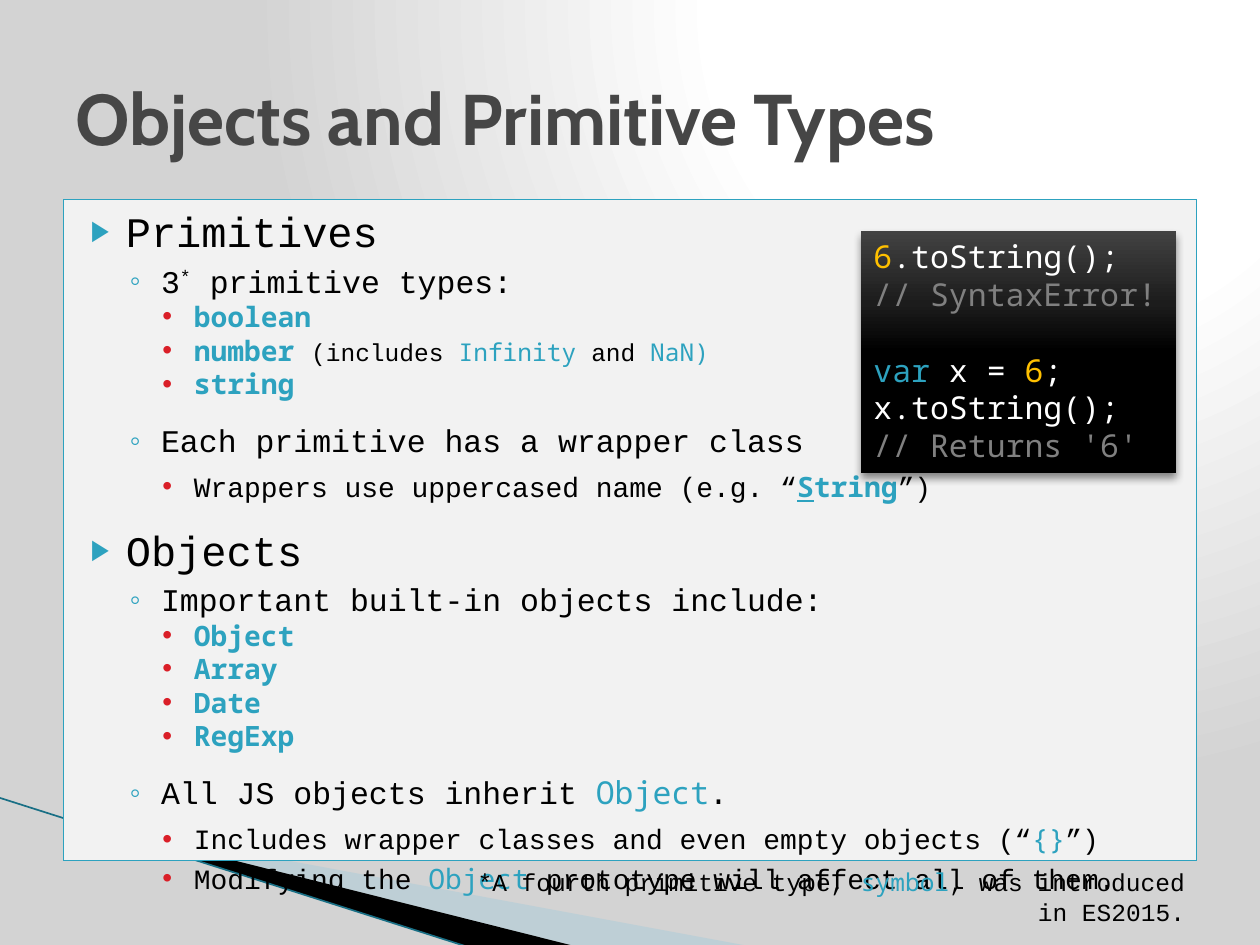
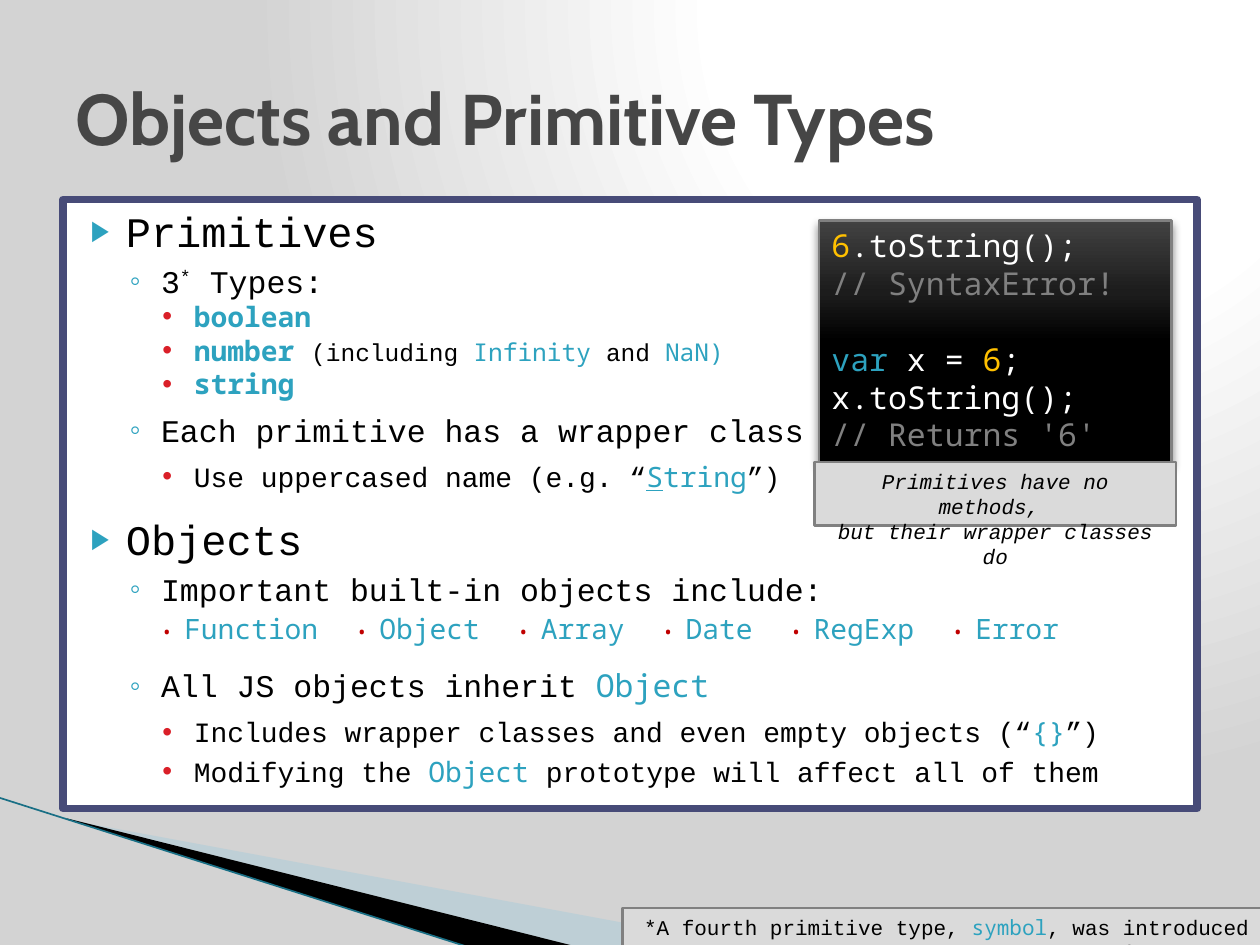
Before and after one commit to j-steve/temp, a slide deck: slide 6 of JavaScript JQuery training.pptx. Drawn at 1260x945 pixels with LibreOffice and Linux fonts; fonts in the diff are those of the drawing; background and template pictures are left out. Boxes give left, top, right and bottom in pixels: in the first picture for what was removed or moved away, otherwise in the second. Text is boxed around its words. In the diff, an @@ line names an element or a change of style, - is before the commit and + after.

```diff
--- a/JavaScript JQuery training.pptx
+++ b/JavaScript JQuery training.pptx
@@ text "Primitives": place and size @@
-text "Primitives" at (63,199,1197,861)
+text "Primitives" at (63,199,1197,808)
@@ text "Primitives" at (63,199,1197,808): fill #F2F2F2 to #FFFFFF; outline #2DA2BF 0.75 pt to #474B78 4.33 pt @@
@@ rectangle "6.toString();": place and size @@
-rectangle "6.toString();" at (861,231,1176,472)
+rectangle "6.toString();" at (819,220,1172,462)
@@ rectangle "6.toString();" at (819,220,1172,462): outline none to #808080 1.5 pt @@
@@ text at (161,272,323,300): text changed @@
-  ◦ 3* primitive types:
+  ◦ 3* Types:
@@ text at (194,339,724,367): text changed @@
-    • number (includes Infinity and NaN)
+    • number (including Infinity and NaN)
@@ text at (161,419,804,449): less space between paragraphs @@
@@ text at (194,467,780,494): text changed @@
-    • Wrappers use uppercased name (e.g. “String”)
+    • Use uppercased name (e.g. “String”)
@@ rectangle added at (815,462,1177,525), fill #DADADA, outline #808080 1.5 pt, 12 pt, text #000000, italic @@
+Primitives have no methods,
+but their wrapper classes do
@@ text at (161,578,1059,705): text changed @@
-  ◦ Important built-in objects include:
-    • Object
-    • Array
-    • Date
-    • RegExp
-  ◦ All JS objects inherit Object.
+  ◦ Important built-in objects include:
+    • Function • Object • Array • Date • RegExp • Error
+  ◦ All JS objects inherit Object
@@ text at (194,760,1099,789): text changed @@
-    • Modifying the Object prototype will affect all of them.
+    • Modifying the Object prototype will affect all of them
@@ rectangle "*A fourth primitive type, symbol, ...": place and size @@
-rectangle "*A fourth primitive type, symbol, ..." at (478,869,1185,922)
+rectangle "*A fourth primitive type, symbol, ..." at (622,908,1260,945)
@@ rectangle "*A fourth primitive type, symbol, ..." at (622,908,1260,945): size 14 to 12 pt; fill none to #DADADA; outline none to #808080 1.5 pt @@
```
Also in this commit, not shown: 13 other slides changed, 2 slides added, 1 slide removed.
